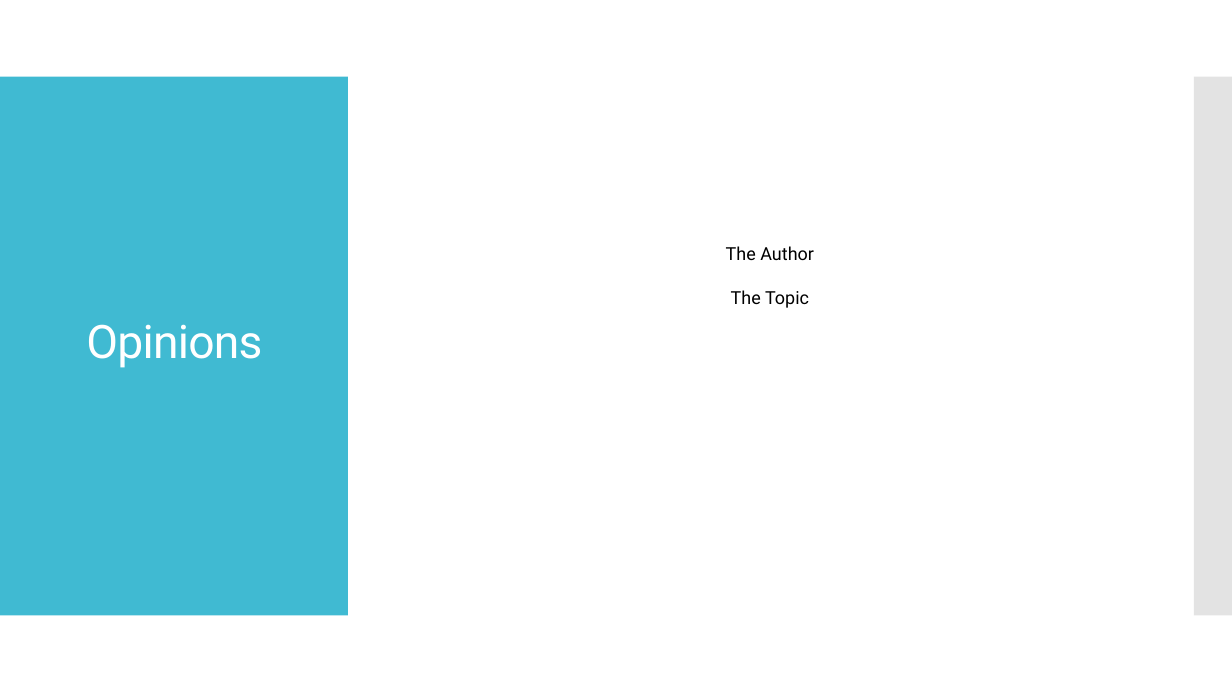
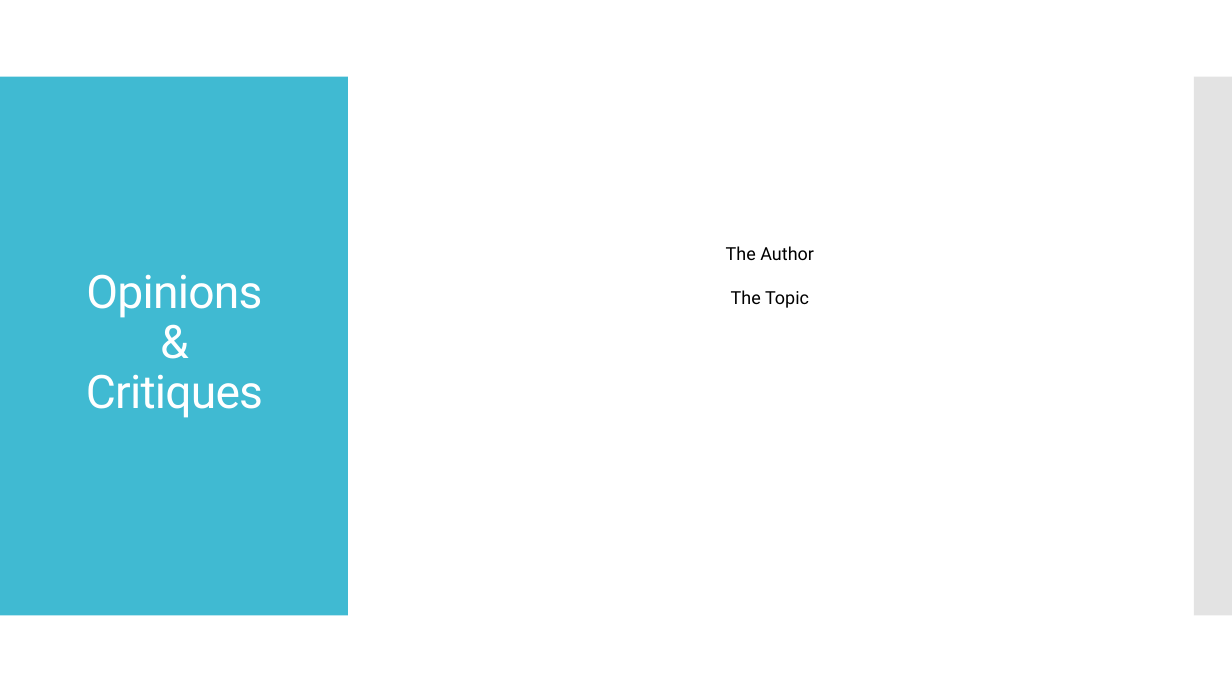
Before and after one commit to starkc1/Spring2019_Homework, a slide deck: slide 14 of SE-410/Stark_SE410_Presentation.pptx. Drawn at 1232x693 pixels with LibreOffice and Linux fonts; fonts in the diff are those of the drawing. Boxes give left, top, right and bottom in pixels: in the first picture for what was removed or moved away, otherwise in the second. Text is boxed around its words. In the diff, an @@ line names an element or a change of style, - is before the commit and + after.

```diff
--- a/SE-410/Stark_SE410_Presentation.pptx
+++ b/SE-410/Stark_SE410_Presentation.pptx
@@ title at box(86, 274, 263, 418): text changed @@
-Opinions
+Opinions
+&
+Critiques
```
Also in this commit, not shown: 3 other slides changed, 6 other files.
